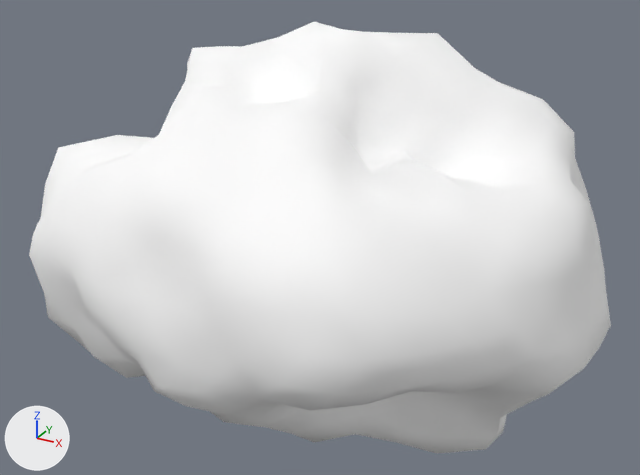
The glTF model assets/asteroids/asteroid_02.glb: old version first, new version second.
Both versions are drawn from a 50 mm camera at (1.6, -3.0, 1.52) aimed at (-0.02, -0.04, 0.05). Arrows for +X, +Y and +Z are at lower left; the lights stay in place. The older version comes first. Vertices at exactly the same position are counted once.

Objects in the first picture: 'Asteroid_02'.
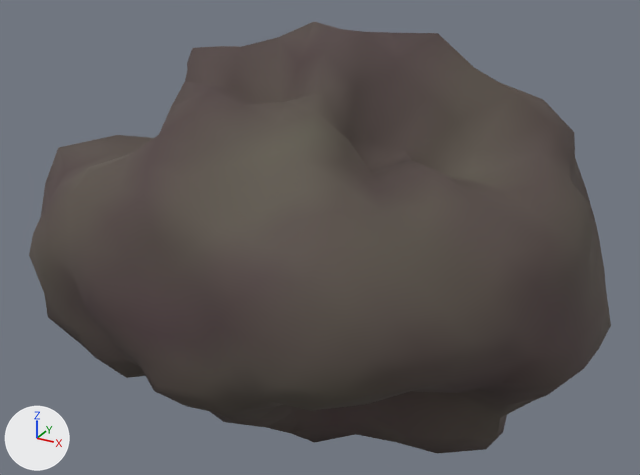
Diff of the bpy script that builds the scene:
```diff
--- a/assets/asteroids/asteroid_02.glb.py
+++ b/assets/asteroids/asteroid_02.glb.py
@@ mat_asteroidrock_02 @@
 n0 = _N.new('ShaderNodeBsdfPrincipled'); n0.name = 'Principled BSDF'
-n0.inputs[0].default_value = (1.0, 1.0, 1.0, 1.0)  # 'Base Color', white #ffffff
-n0.inputs[1].default_value = 0.0287  # 'Metallic'
-n0.inputs[2].default_value = 0.894  # 'Roughness'
+n0.inputs[1].default_value = 0.0413  # 'Metallic'
+n0.inputs[2].default_value = 0.852  # 'Roughness'
 n1 = _N.new('ShaderNodeOutputMaterial'); n1.name = 'Material Output'
+n2 = _N.new('ShaderNodeVertexColor'); n2.name = 'Color Attribute'
 _L.new(n0.outputs[0], n1.inputs[0])  # 'BSDF' to 'Surface'
+_L.new(n2.outputs[0], n0.inputs[0])  # 'Color' to 'Base Color'
@@ me_icosphere @@
 me_icosphere.from_pydata(...)  # 642 vertices, 1280 faces; spans x -1.23..1.15, y -1.01..0.93, z -0.76..0.9
 # used by ob_asteroid_02; location = (0.0, 0.0, 0.0)
+# me_icosphere part 1: vertex colours changed
 me_icosphere.materials.append(mat_asteroidrock_02)
```

Location of each change, (x1, y1, x2, y2) in pixels of the pictures (640 x 475 px):
'Asteroid_02', recoloured (darker)
    both: (29, 22, 611, 453)
